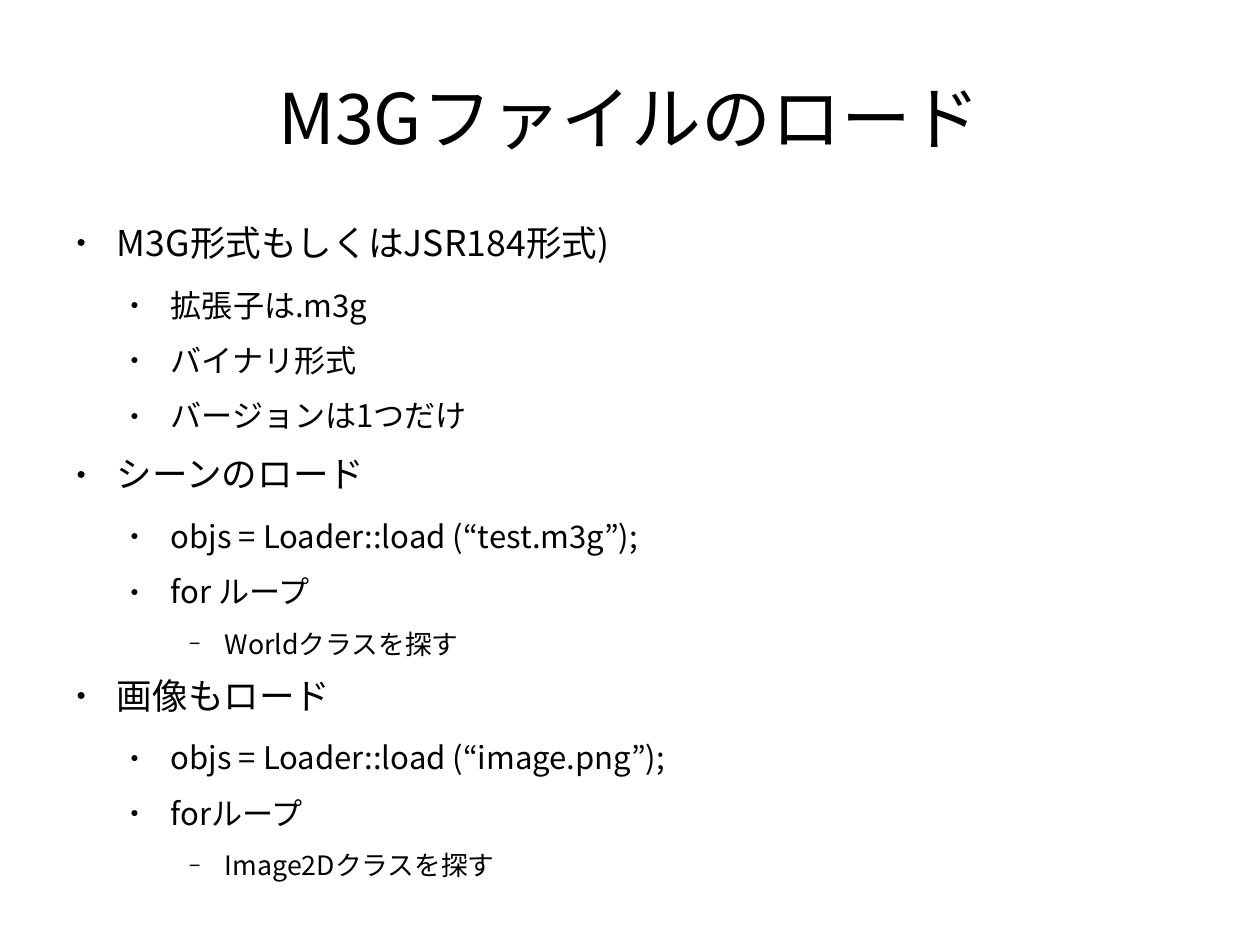
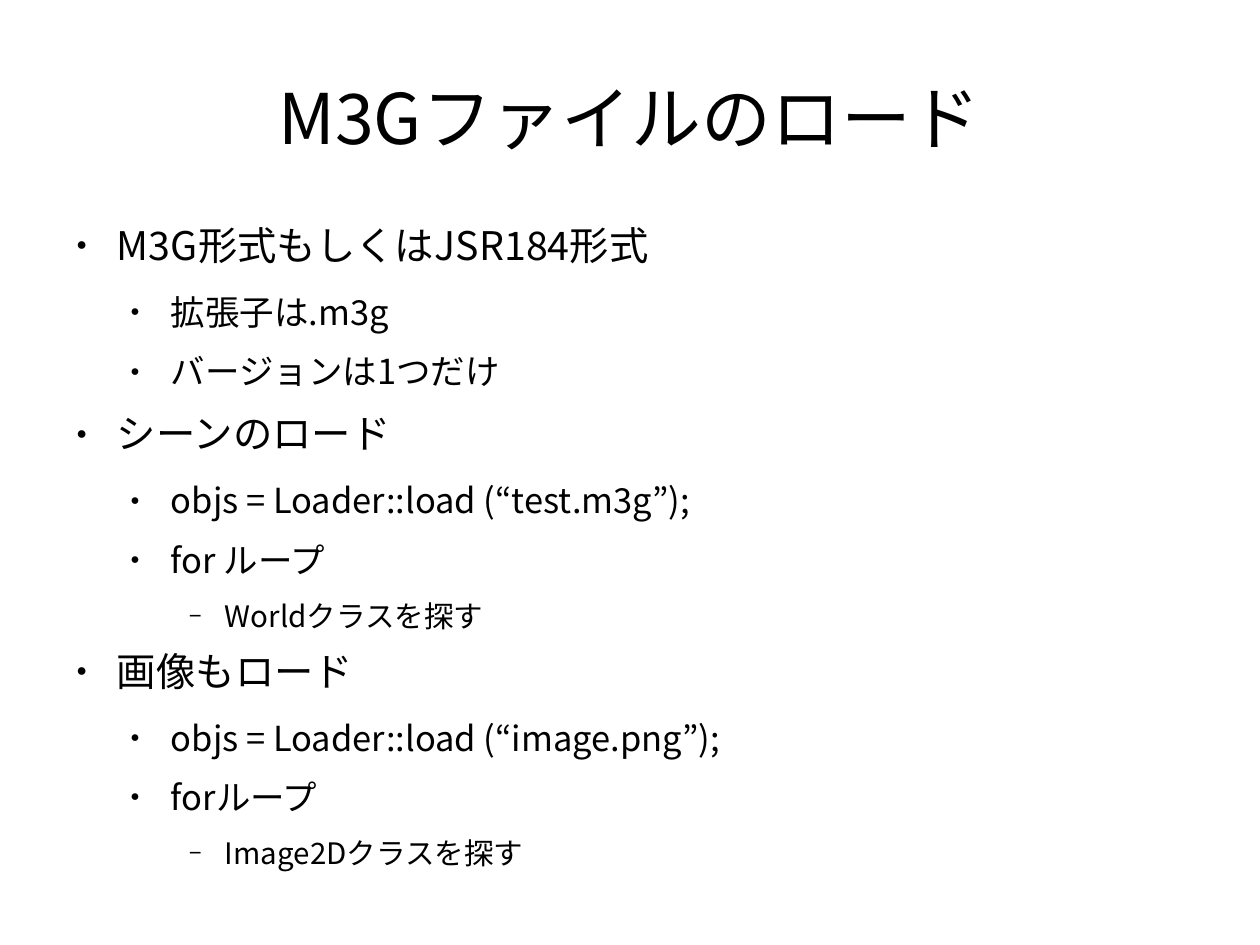
Before and after one commit to vadosnaprimer/desktop-m3g, a slide deck: slide 20 of doc/conference/Ruby会議2010.odp (slide 19 before the commit). Drawn at 1260x945 pixels with LibreOffice and Linux fonts; fonts in the diff are those of the drawing. Boxes give left, top, right and bottom in pixels: in the first picture for what was removed or moved away, otherwise in the second. Text is boxed around its words. In the diff, an @@ line names an element or a change of style, - is before the commit and + after.

```diff
--- a/doc/conference/Ruby会議2010.odp
+++ b/doc/conference/Ruby会議2010.odp
@@ text at (x1=117, y1=227, x2=649, y2=264): text changed; size 22.4 to 24.8 pt @@
-● M3G形式もしくはJSR184形式)
+● M3G形式もしくはJSR184形式
@@ text at (x1=117, y1=296, x2=720, y2=811): size 19.6 to 21.7 pt in "拡張子は.m3g", "バージョンは1つだけ", "objs = Loader::load (“test.m3g”);", "for ループ" and 2 more places; size 22.4 to 24.8 pt in "シーンのロード", "画像もロード"; size 16.8 to 18.6 pt in "Worldクラスを探す", "Image2Dクラスを探す" @@
@@ text at (x1=171, y1=346, x2=357, y2=375): paragraph removed @@
-  ● バイナリ形式
```
Also in this commit, not shown: 14 other slides changed, 1 slide added, 3 other files.
